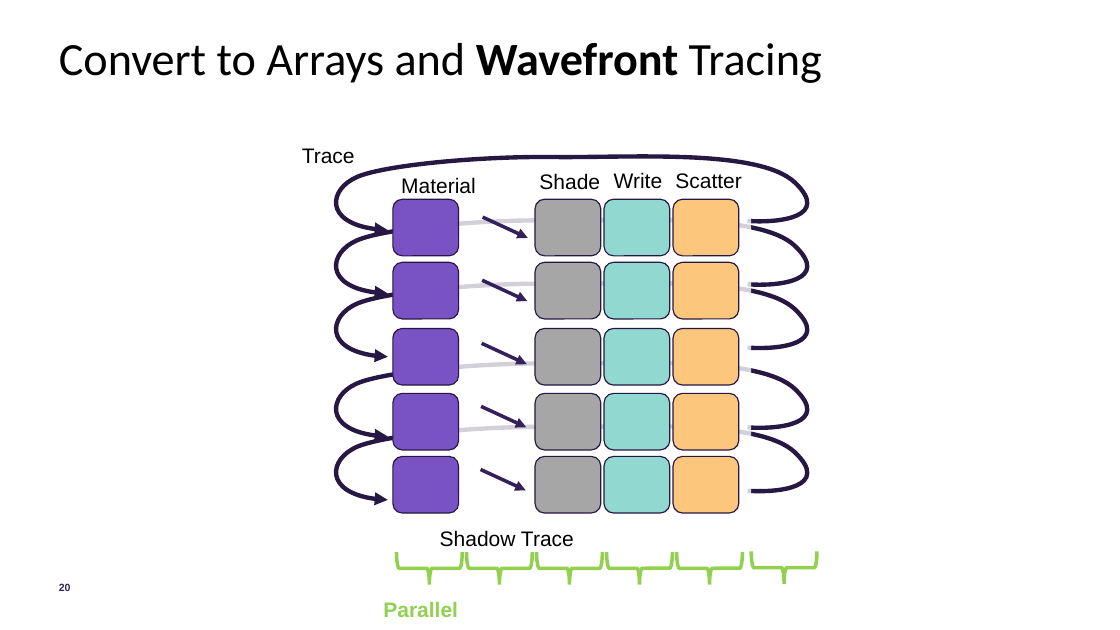
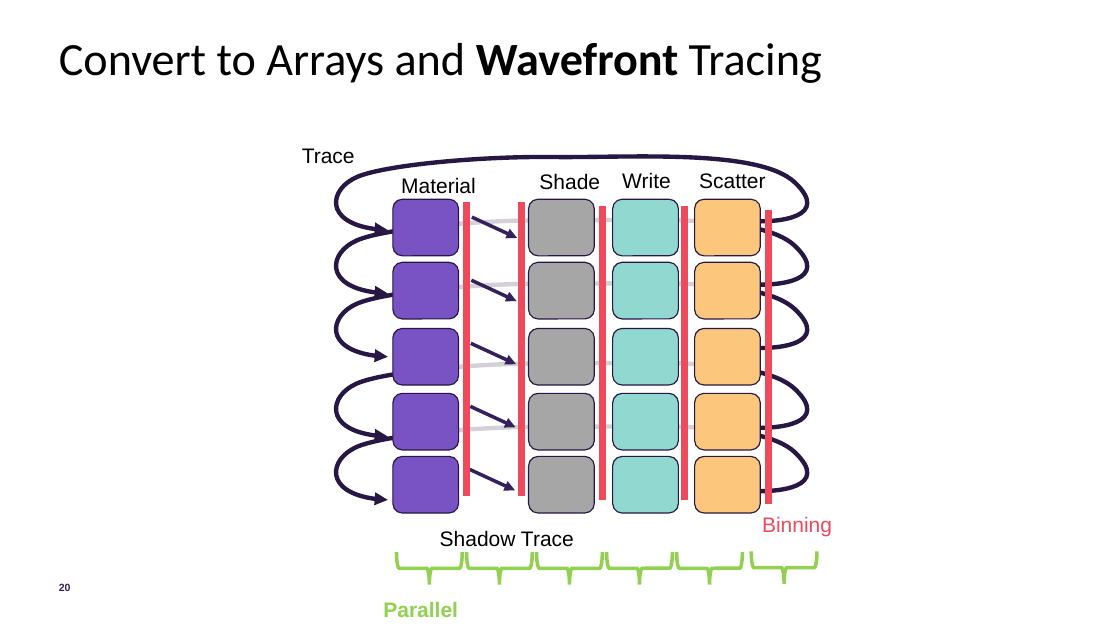
Before and after one commit to morgan3d/advanced-ray-tracing-course, a slide deck: slide 20 of parallel-path-tracing.pptx. Drawn at 1120x630 pixels with LibreOffice and Linux fonts; fonts in the diff are those of the drawing. Boxes give left, top, right and bottom in pixels: in the first picture for what was removed or moved away, otherwise in the second. Text is boxed around its words. In the diff, an @@ line names an element or a change of style, - is before the commit and + after.

```diff
--- a/parallel-path-tracing.pptx
+++ b/parallel-path-tracing.pptx
@@ text "Scatter" moved from (x1=675, y1=173, x2=741, y2=189) to (x1=699, y1=173, x2=765, y2=189) @@
@@ line added from (466, 202) to (466, 497), #EF495C 6 pt @@
@@ line added from (522, 202) to (522, 497), #EF495C 6 pt @@
@@ line added from (602, 206) to (602, 500), #EF495C 6 pt @@
@@ line added from (685, 206) to (685, 500), #EF495C 6 pt @@
@@ line added from (769, 210) to (769, 504), #EF495C 6 pt @@
@@ 5 arrows moved together from (x1=481, y1=217, x2=528, y2=491) to (x1=470, y1=217, x2=518, y2=491) @@
@@ 5 rounded rectangles moved together from (x1=535, y1=199, x2=601, y2=513) to (x1=528, y1=199, x2=594, y2=513) @@
@@ 5 rounded rectangles, 1 text moved together from (x1=604, y1=172, x2=670, y2=513) to (x1=613, y1=172, x2=678, y2=513) @@
@@ 5 rounded rectangles moved together from (x1=673, y1=199, x2=739, y2=513) to (x1=695, y1=199, x2=760, y2=513) @@
@@ text added at (x1=762, y1=517, x2=832, y2=537), 18 pt, text #EF495C @@
+Binning
```
Also in this commit, not shown: 4 other slides changed, 2 other files.
